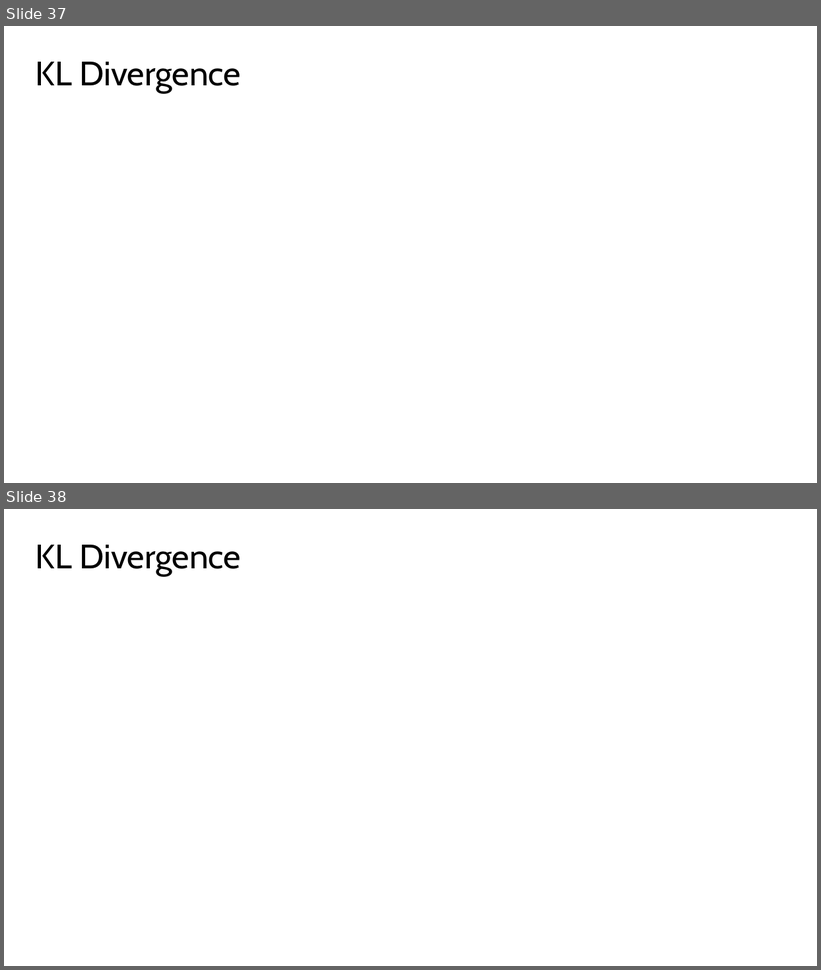
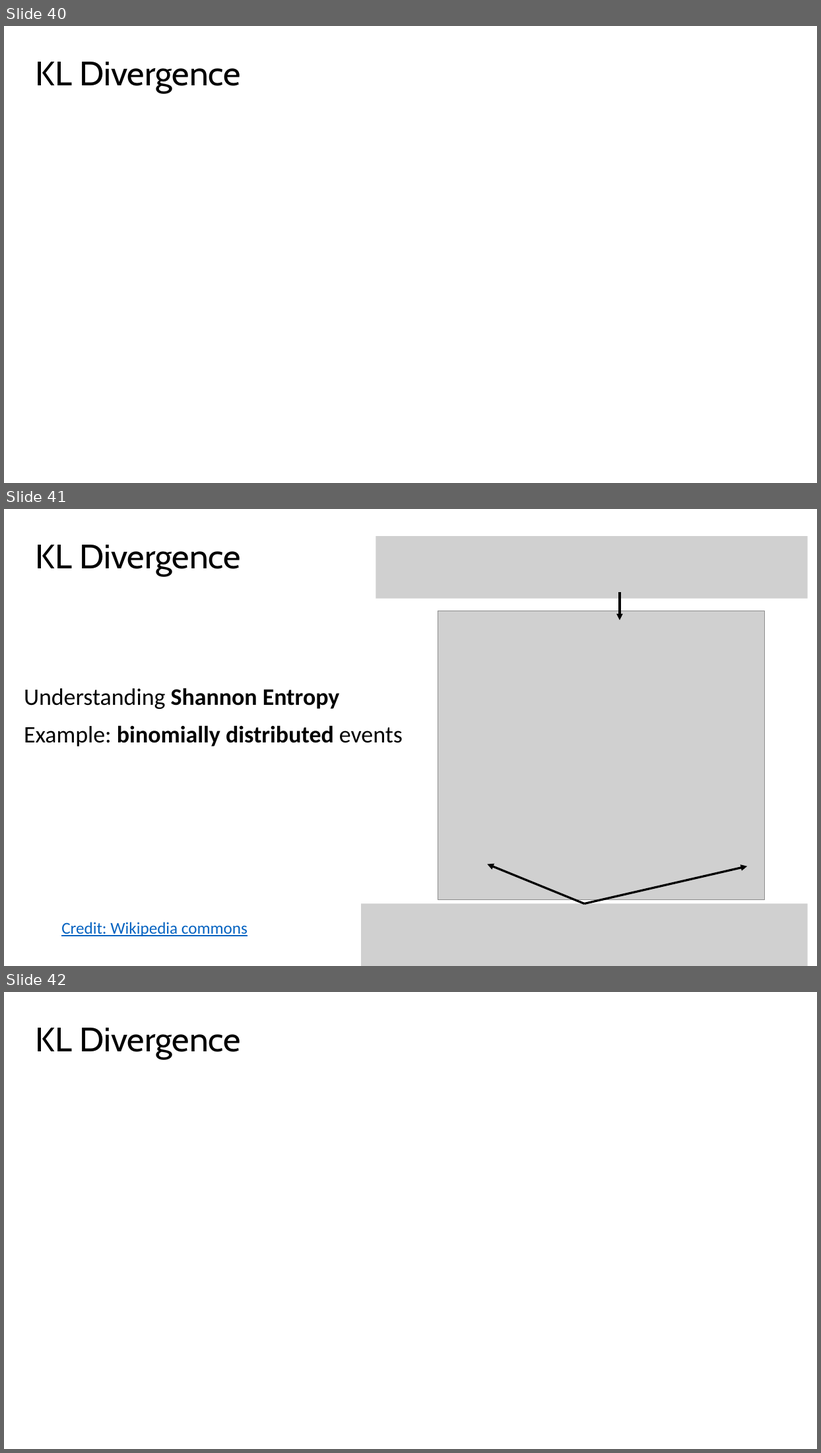
Before and after one commit to StephenElston/CSCI-E-108, a slide deck: slides/10_DimensionalityReduction_Part2.pptx. Shown one above the other, each under a label of ours: slides 37 and 38 before the commit, slides 40, 41 and 42 after it. The pictures are 821x970 and 821x1453 pixels, drawn with LibreOffice and Linux fonts; fonts in the diff are those of the drawing; grey boxes stand for pictures. Boxes give left, top, right and bottom in pixels: in the first picture for what was removed or moved away, otherwise in the second. Text is boxed around its words. In the diff, an @@ line names an element or a change of style, - is before the commit and + after.

Commit message:
Edited slides, added examples

```diff
--- a/slides/10_DimensionalityReduction_Part2.pptx
+++ b/slides/10_DimensionalityReduction_Part2.pptx
@@ slide 41 added at (x1=4, y1=509, x2=817, y2=966), background #FFFFFF @@
@@ title added at (x1=36, y1=545, x2=241, y2=576), 40 pt, text #000000 @@
+KL Divergence
@@ picture added at (x1=376, y1=537, x2=808, y2=599) @@
@@ arrow added from (620, 592) to (620, 620), #000000 2.5 pt @@
@@ picture added at (x1=438, y1=611, x2=765, y2=900) @@
@@ text added at (x1=24, y1=688, x2=403, y2=747), 28 pt, text #000000, bold @@
+Understanding Shannon Entropy
+Example: binomially distributed events
@@ arrow added from (585, 904) to (488, 865), #000000 2.5 pt @@
@@ arrow added from (585, 904) to (748, 867), #000000 2.5 pt @@
@@ picture added at (x1=362, y1=904, x2=808, y2=966) @@
@@ text added at (x1=61, y1=922, x2=248, y2=937), 19.6 pt, text #0563C1, underline @@
+Credit: Wikipedia commons
@@ what was slide 37 is now slide 40 @@
@@ what was slide 38 is now slide 42 @@
```
Also in this commit, not shown: 8 slides changed, 5 other slides added.
